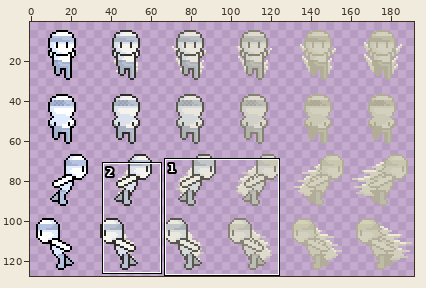
Sprite sheet -- Assets/Images/Characters/charactersAnimsDashes.png. Above: a wide view before the commit, with the close-up outlined.
Close-up. Before the commit:
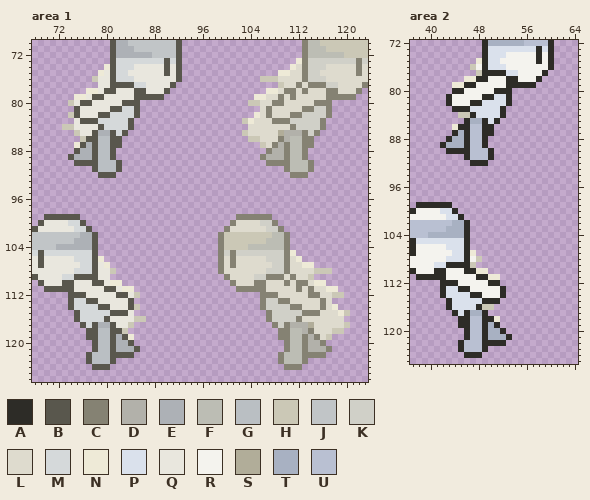
The file is 192x128 pixels. Colours within 5 levels of each other are drawn and written as one. Shown: area 1: x 68..123, y 70..126; area 2: x 37..64, y 72..125. The wide view leaves out empty margins. The commit also changed other parts of the picture, which this record leaves out.
Palette (. is transparent): A #2d2c27  B #59574d  C #858273  D #b2b1aa  E #adb1b6  F #bcbdb4  G #babfc3  H #cbc8b6  J #c1c5c7  K #d0d0c8  L #dedbce  M #d5d9da  N #eeead7  P #dae1ec  Q #e9e7de  R #f4f3ee  S #b1ad99  T #a8b1c2  U #b9c0d2
New version:
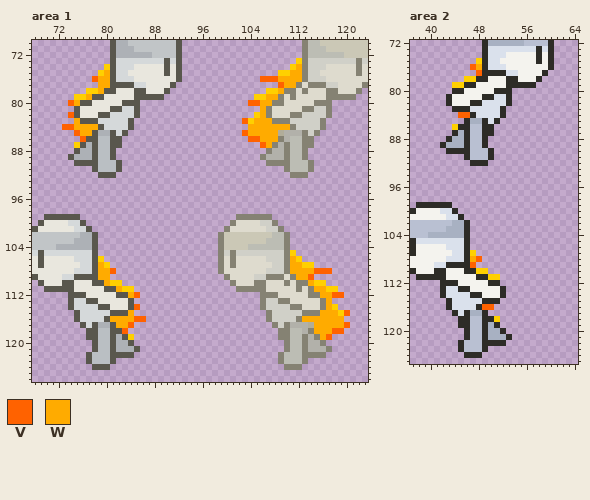
Colours new in this view: V #ff6200  W #ffab00
Difference:
Colour N changes from #eeead7 to #ffd000.
Area 1:
Colour H becomes colour V in row 76 at x 78 and 106 to 108; in row 77 at x 109; in row 80 at x 74 and 104 to 105; in row 82 at x 74; in row 83 at x 103; in row 84 at x 73 to 74.
Colour H becomes colour V in row 85 at x 75 and 103; in row 86 at x 76 and 104 to 105; in row 87 at x 106; in row 108 at x 81 and 115 to 117; in row 109 at x 114; in row 112 at x 85 and 118 to 119.
Colour H becomes colour V in row 114 at x 85; in row 115 at x 120; in row 116 at x 85 to 86; in row 117 at x 84 and 120; in row 118 at x 83 and 118 to 119; in row 119 at x 117.
Colour L becomes colour W in row 74 at x 112; in row 75 at x 111 to 112; in row 76 at x 109 to 112; in row 77 at x 110 to 111; in row 78 at x 109; in row 79 at x 107 to 108.
Colour L becomes colour W in row 80 at x 106 to 107; in rows 81 to 82 at x 106; in row 83 at x 105 to 107; in row 84 at x 104 to 110; in row 85 at x 104 to 108; in row 86 at x 106 to 108.
Colour L becomes colour W in row 87 at x 107; in row 106 at x 111; in row 107 at x 111 to 112; in row 108 at x 111 to 114; in row 109 at x 112 to 113; in row 110 at x 114.
Colour L becomes colour W in row 111 at x 115 to 116; in row 112 at x 116 to 117; in rows 113 to 114 at x 117; in row 115 at x 116 to 118; in row 116 at x 113 to 119; in row 117 at x 115 to 119.
Colour L becomes colour W in row 118 at x 115 to 117; in row 119 at x 116.
Colour Q becomes colour W in row 75 at x 80; in rows 76 to 77 at x 79 to 80; in row 78 at x 79; in row 79 at x 77; in row 80 at x 75; in row 83 at x 75.
Colour Q becomes colour W in row 84 at x 75 to 78; in row 85 at x 76 to 77; in row 107 at x 79; in rows 108 to 109 at x 79 to 80; in row 110 at x 80; in row 111 at x 82.
Colour Q becomes colour W in row 112 at x 84; in row 115 at x 84; in row 116 at x 81 to 84; in row 117 at x 82 to 83.
Area 2:
Colour H becomes colour V in row 76 at x 47; in row 77 at x 48; in row 84 at x 45 to 46; in row 108 at x 48; in row 109 at x 47; in row 116 at x 49 to 50.
Colour R becomes colour W in row 76 at x 48; in row 108 at x 47.
Where, in picture pixels (left, top, right, bottom), the same in both close-ups:
changed: (242, 58, 302, 148)
changed: (62, 64, 110, 148)
changed: (290, 250, 350, 340)
changed: (98, 256, 146, 340)
changed: (452, 58, 482, 88)
changed: (452, 112, 470, 130)
changed: (470, 250, 500, 322)
